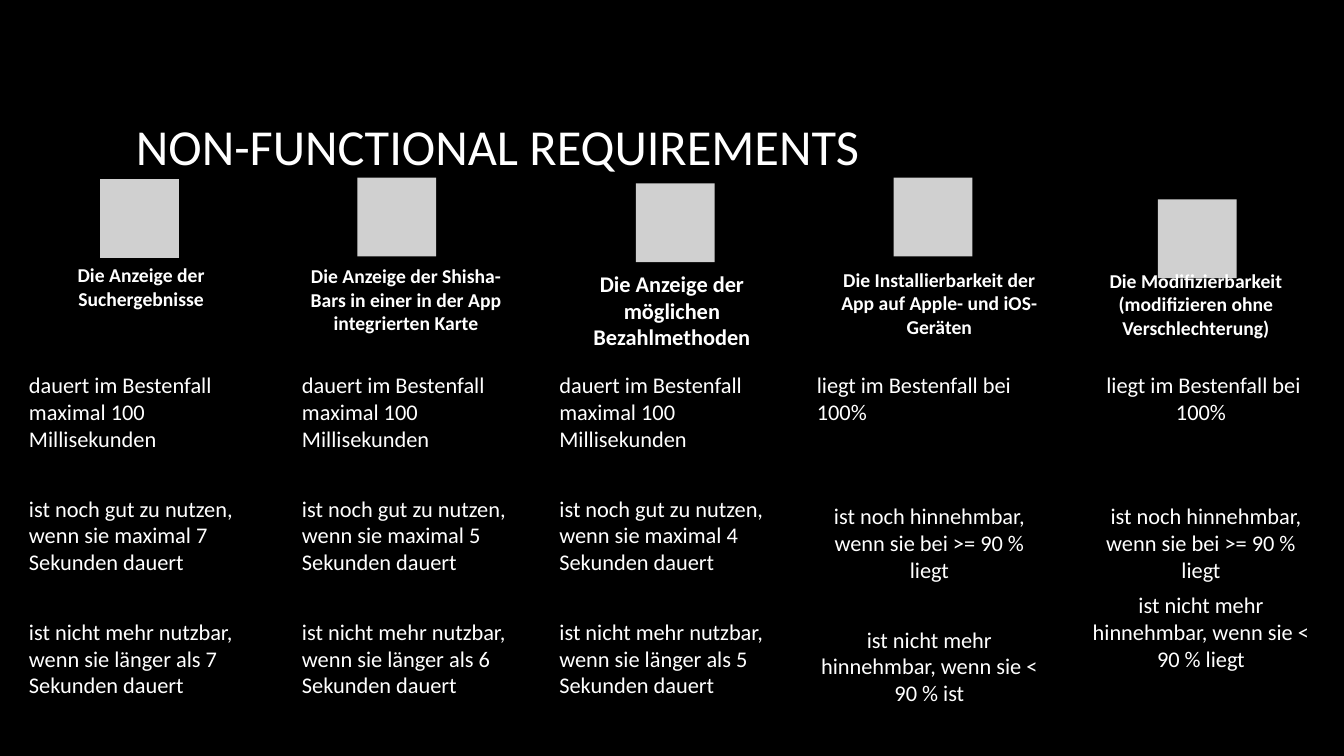
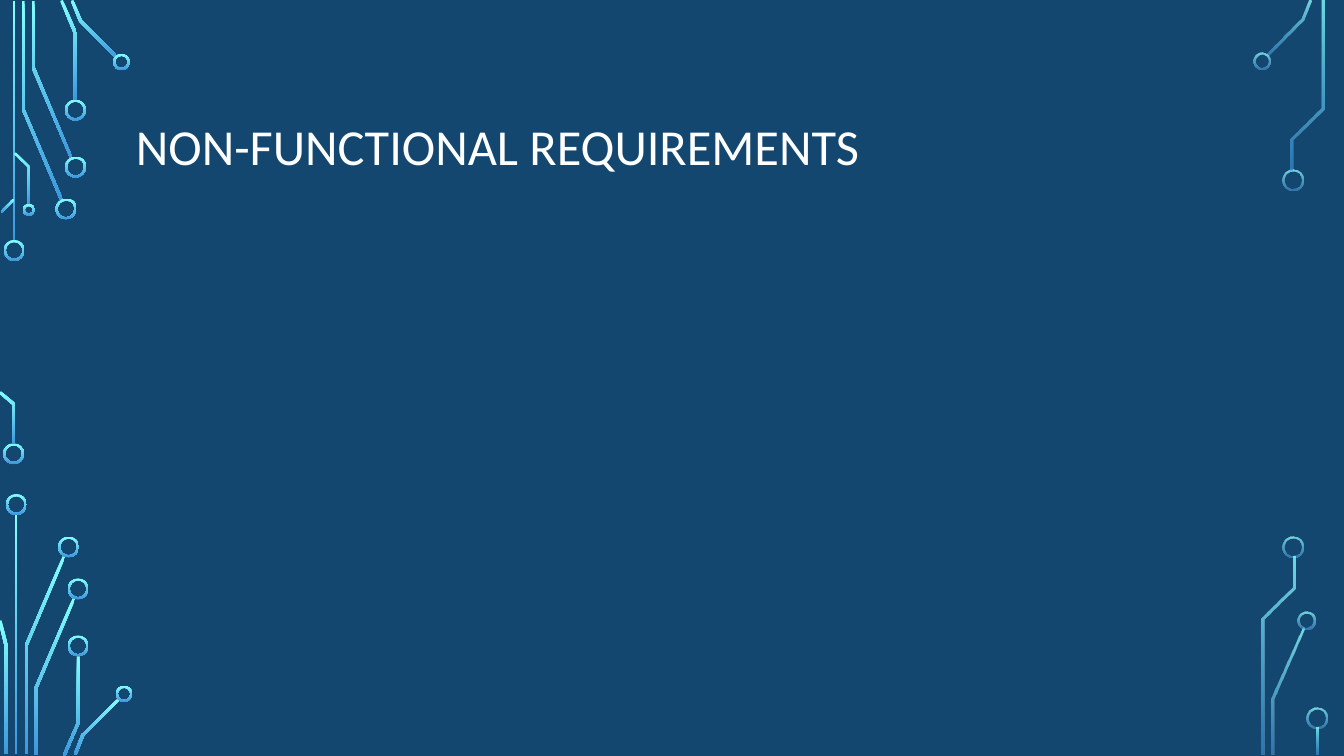
Before and after one commit to kevkre/SE2_Shisha-At-Home, a slide deck: slide 22 of Shisha-AT-Home.pptx (slide 23 before the commit). Drawn at 1344x756 pixels with LibreOffice and Linux fonts; fonts in the diff are those of the drawing; grey boxes stand for pictures; background and template pictures are left out. Boxes give left, top, right and bottom in pixels: in the first picture for what was removed or moved away, otherwise in the second. Text is boxed around its words. In the diff, an @@ line names an element or a change of style, - is before the commit and + after.

```diff
--- a/Shisha-AT-Home.pptx
+++ b/Shisha-AT-Home.pptx
@@ rectangle removed at box(0, 0, 1344, 756) @@
@@ group removed at box(29, 177, 1301, 693): 10 texts, 5 pictures @@
-Die Anzeige der Suchergebnisse
-dauert im Bestenfall maximal 100 Millisekunden
-ist noch gut zu nutzen, wenn sie maximal 7 Sekunden dauert
-ist nicht mehr nutzbar, wenn sie länger als 7 Sekunden dauert
-Die Anzeige der Shisha-Bars in einer in der App integrierten Karte
-dauert im Bestenfall maximal 100 Millisekunden
-ist noch gut zu nutzen, wenn sie maximal 5 Sekunden dauert
-ist nicht mehr nutzbar, wenn sie länger als 6 Sekunden dauert
-Die Anzeige der möglichen Bezahlmethoden
-dauert im Bestenfall maximal 100 Millisekunden
-ist noch gut zu nutzen, wenn sie maximal 4 Sekunden dauert
-ist nicht mehr nutzbar, wenn sie länger als 5 Sekunden dauert
-Die Installierbarkeit der App auf Apple- und iOS-Geräten
-liegt im Bestenfall bei 100%
-ist noch hinnehmbar, wenn sie bei >= 90 % liegt
-ist nicht mehr hinnehmbar, wenn sie < 90 % ist
-Die Modifizierbarkeit (modifizieren ohne Verschlechterung)
-liegt im Bestenfall bei 100%
-ist noch hinnehmbar, wenn sie bei >= 90 % liegt
-ist nicht mehr hinnehmbar, wenn sie < 90 % liegt
@@ group added at box(3, 52, 1328, 754): 19 freeform shapes @@
```
Also in this commit, not shown: 1 other file.
